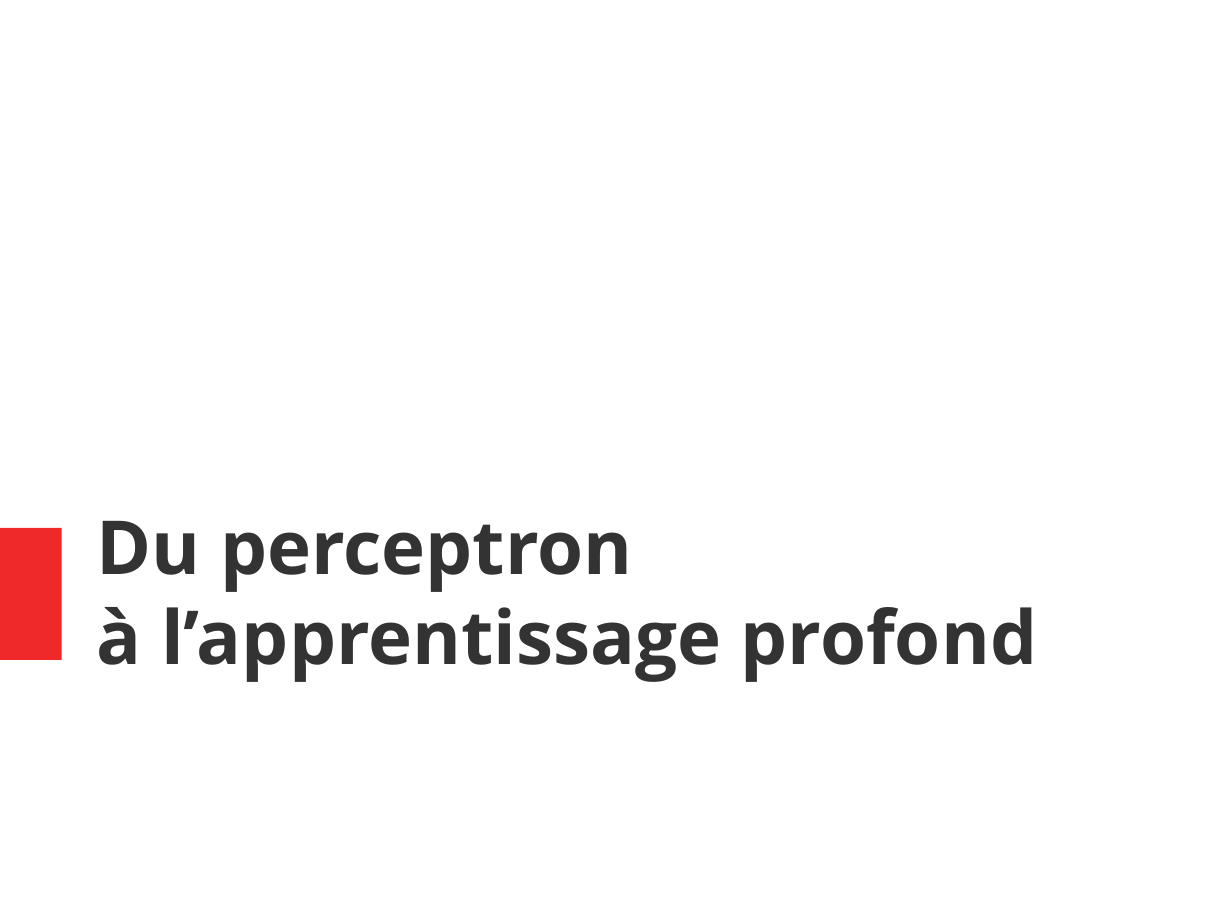
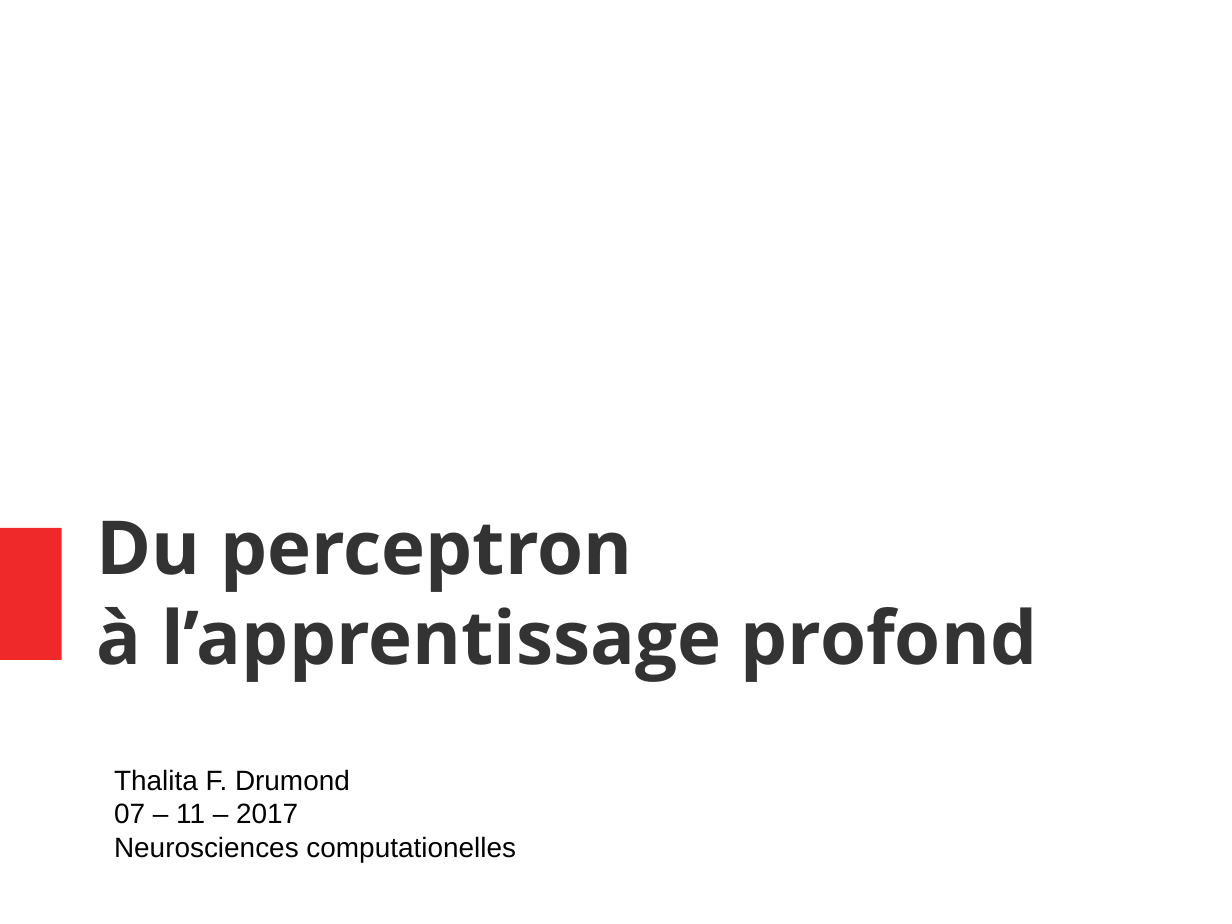
Before and after one commit to thalitadru/CoursNNDL, a slide deck: slide 1 of cours.odp. Drawn at 1232x924 pixels with LibreOffice and Linux fonts; fonts in the diff are those of the drawing. Boxes give left, top, right and bottom in pixels: in the first picture for what was removed or moved away, otherwise in the second. Text is boxed around its words. In the diff, an @@ line names an element or a change of style, - is before the commit and + after.

```diff
--- a/cours.odp
+++ b/cours.odp
@@ text added at [114,769,516,862], 18 pt, text #000000 @@
+Thalita F. Drumond
+07 – 11 – 2017
+Neurosciences computationelles
```
Also in this commit, not shown: 32 other slides changed.
